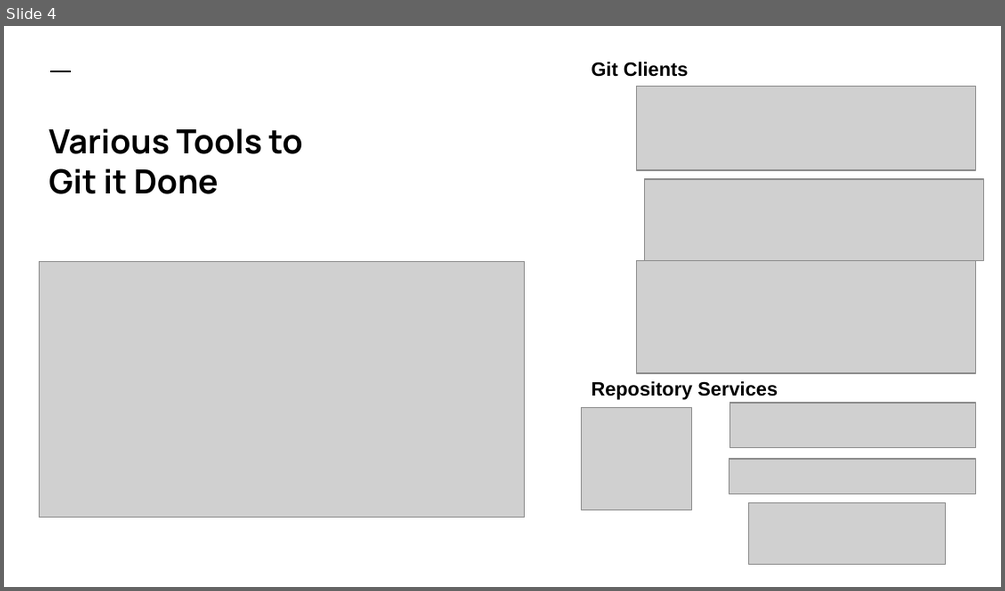
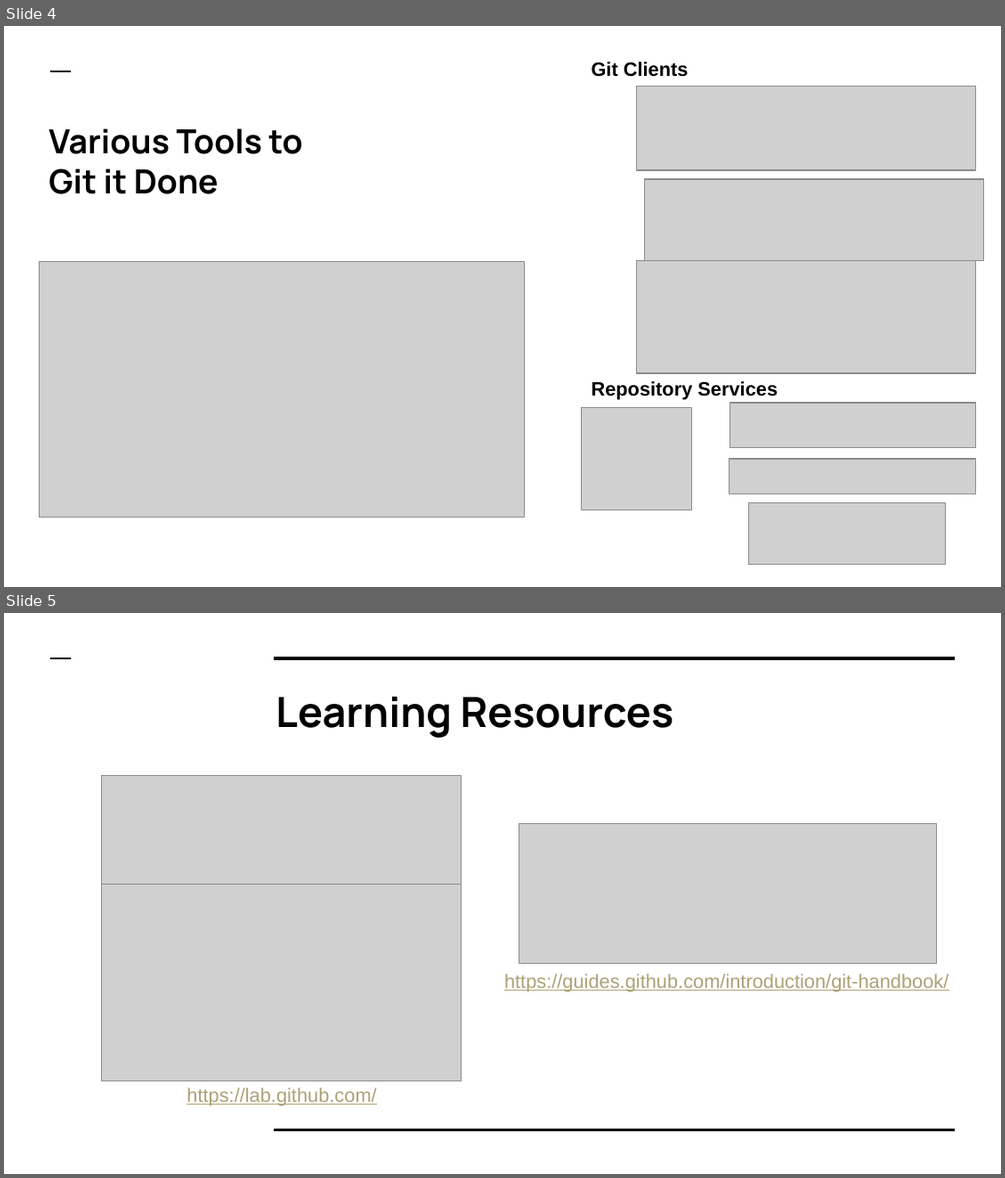
Before and after one commit to colbyford/DSBA6190-CloudComputing, a slide deck: 2 - Gitting Started/GittingStarted.pptx. Shown one above the other, each under a label of ours: slide 4 before the commit, slides 4 and 5 after it. The pictures are 1005x591 and 1005x1178 pixels, drawn with LibreOffice and Linux fonts; fonts in the diff are those of the drawing; grey boxes stand for pictures. Boxes give left, top, right and bottom in pixels: in the first picture for what was removed or moved away, otherwise in the second. Text is boxed around its words. In the diff, an @@ line names an element or a change of style, - is before the commit and + after.

```diff
--- a/2 - Gitting Started/GittingStarted.pptx
+++ b/2 - Gitting Started/GittingStarted.pptx
@@ slide 5 added at <box>4,613,1001,1174</box>, background #FFFFFF; not listed: 1 template element that a slide beside it also shows @@
@@ line added from (275, 657) to (955, 657), #000000 3 pt @@
@@ title added at <box>275,696,674,738</box>, 30 pt, text #000000, bold @@
+Learning Resources
@@ picture added at <box>102,776,461,884</box> @@
@@ picture added at <box>519,823,937,964</box> @@
@@ picture added at <box>102,884,461,1080</box> @@
@@ text added at <box>504,973,948,991</box>, 14 pt, text #AEA175, underline @@
+https://guides.github.com/introduction/git-handbook/
@@ text added at <box>186,1087,376,1105</box>, 14 pt, text #AEA175, underline @@
+https://lab.github.com/
@@ line added from (275, 1129) to (955, 1129), #000000 1.5 pt @@
```
